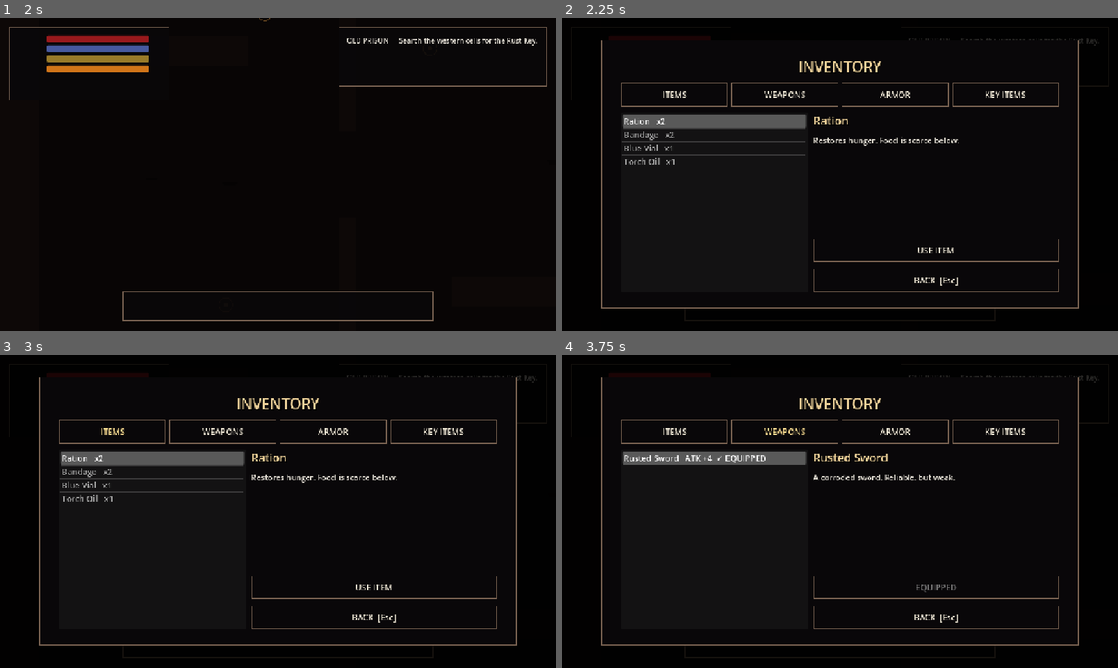
Above: before the commit, frames 1-4 (two rows, left to right).
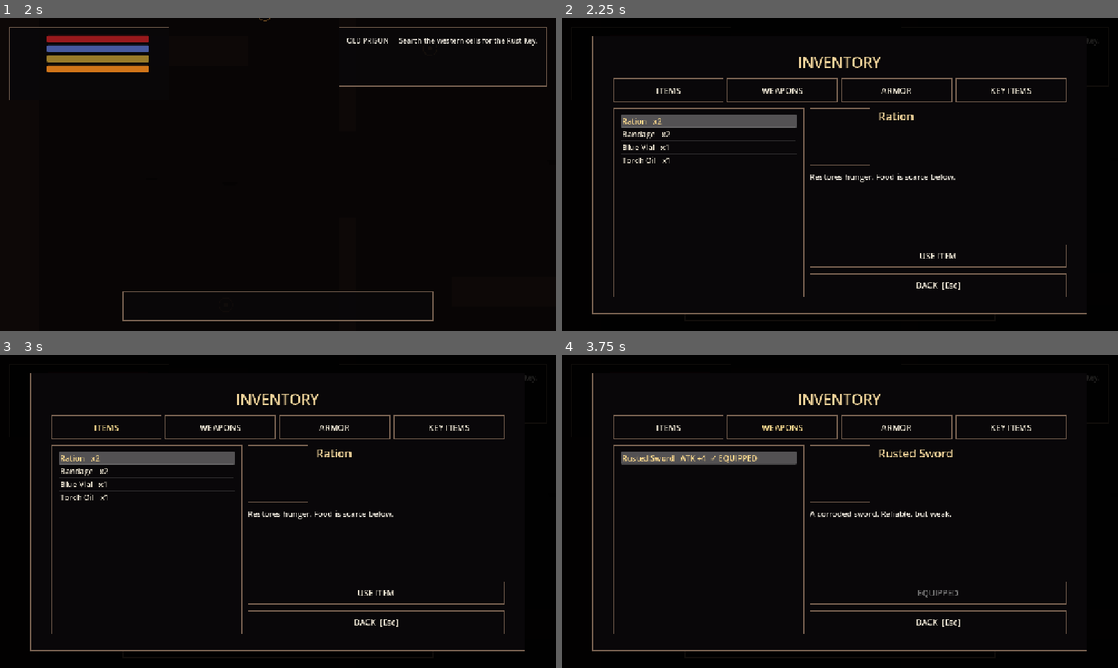
Above: after the commit, the same moments.

Repository: Worawit0/space-dodge-game01
Game: Godot game, scene res://scenes/main/main.tscn
Two runs of this game, one before a commit and one after it. Both use one fixed random seed, a clock stepped at 60 frames per second and the inputs below.
Inputs:
- Up to frame 1 (2 s): click "NEW DESCENT" at 0.5 s; tap Enter at 1.25 s; hold D from 1.28 s (still down); tap E at 1.35 s; tap Space at 1.52 s
- Up to frame 2 (2.25 s): tap Space at 2 s; release D at 2.03 s; hold S from 2.03 s (still down); tap I at 2.1 s
- Up to frame 3 (3 s): tap Space at 2.27 s; release S at 2.75 s; click "ITEMS" at 2.75 s
- Up to frame 4 (3.75 s): click "WEAPONS" at 3.5 s

Frame 1 is identical in both runs. In frame 2, 6.7% of the frame differs, in the area x 5-95%, y 5-95%; in frame 3, 6.7%; in frame 4, 6.2%.

Commit message:
V8 polished inventory with real item art

Diff:
--- a/forsaken_v7/scripts/ui/inventory.gd
+++ b/forsaken_v7/scripts/ui/inventory.gd
@@ -6,6 +6,7 @@
 
 var root: Control
 var item_list: ItemList
+var preview: TextureRect
 var detail_title: Label
 var detail_text: Label
 var stats_text: Label
@@ -34,6 +35,9 @@
 	AudioManager.play_ui()
 	closed.emit()
 
+func _icon_path(name: String) -> String:
+	return "res://assets/v8/items/" + name.to_lower().replace(" ","_").replace("-","_") + ".png"
+
 func _build() -> void:
 	root = Control.new()
 	root.set_anchors_and_offsets_preset(Control.PRESET_FULL_RECT)
@@ -41,21 +45,21 @@
 	add_child(root)
 
 	var dim := ColorRect.new()
-	dim.color = Color(0,0,0,0.82)
+	dim.color = Color(0,0,0,0.86)
 	dim.set_anchors_and_offsets_preset(Control.PRESET_FULL_RECT)
 	root.add_child(dim)
 
 	var panel := PanelContainer.new()
-	panel.anchor_left = 0.07
-	panel.anchor_top = 0.07
-	panel.anchor_right = 0.93
-	panel.anchor_bottom = 0.93
+	panel.anchor_left = 0.055
+	panel.anchor_top = 0.055
+	panel.anchor_right = 0.945
+	panel.anchor_bottom = 0.945
 	panel.add_theme_stylebox_override("panel", UI.panel_style(0.985))
 	root.add_child(panel)
 
 	var margin := MarginContainer.new()
-	margin.add_theme_constant_override("margin_left", 28)
-	margin.add_theme_constant_override("margin_right", 28)
+	margin.add_theme_constant_override("margin_left", 30)
+	margin.add_theme_constant_override("margin_right", 30)
 	margin.add_theme_constant_override("margin_top", 24)
 	margin.add_theme_constant_override("margin_bottom", 24)
 	panel.add_child(margin)
@@ -68,7 +72,7 @@
 	var cats := HBoxContainer.new()
 	cats.add_theme_constant_override("separation", 8)
 	outer.add_child(cats)
-	for c in ["Items", "Weapons", "Armor", "Key Items"]:
+	for c in ["Items","Weapons","Armor","Key Items"]:
 		var b := Button.new()
 		b.text = c.to_upper()
 		b.size_flags_horizontal = Control.SIZE_EXPAND_FILL
@@ -78,34 +82,48 @@
 
 	var split := HSplitContainer.new()
 	split.size_flags_vertical = Control.SIZE_EXPAND_FILL
-	split.split_offset = 430
+	split.split_offset = 440
 	outer.add_child(split)
 
 	item_list = ItemList.new()
-	item_list.custom_minimum_size = Vector2(420, 0)
-	item_list.add_theme_font_size_override("font_size", 19)
+	item_list.custom_minimum_size = Vector2(420,0)
+	UI.style_item_list(item_list)
 	item_list.item_selected.connect(_on_selected)
 	split.add_child(item_list)
 
 	var right := VBoxContainer.new()
-	right.add_theme_constant_override("separation", 14)
+	right.add_theme_constant_override("separation", 12)
 	split.add_child(right)
 
-	detail_title = UI.title_label("Select an item", 26)
+	var top := HBoxContainer.new()
+	top.add_theme_constant_override("separation", 18)
+	right.add_child(top)
+
+	var preview_panel := PanelContainer.new()
+	preview_panel.custom_minimum_size = Vector2(132,132)
+	preview_panel.add_theme_stylebox_override("panel", UI.panel_style(0.84))
+	top.add_child(preview_panel)
+	preview = TextureRect.new()
+	preview.custom_minimum_size = Vector2(104,104)
+	preview.expand_mode = TextureRect.EXPAND_IGNORE_SIZE
+	preview.stretch_mode = TextureRect.STRETCH_KEEP_ASPECT_CENTERED
+	preview.texture_filter = CanvasItem.TEXTURE_FILTER_NEAREST
+	preview_panel.add_child(preview)
+
+	var title_box := VBoxContainer.new()
+	title_box.size_flags_horizontal = Control.SIZE_EXPAND_FILL
+	top.add_child(title_box)
+	detail_title = UI.title_label("Select an item",26)
 	detail_title.horizontal_alignment = HORIZONTAL_ALIGNMENT_LEFT
-	right.add_child(detail_title)
-
-	detail_text = UI.body_label("", 18)
-	detail_text.custom_minimum_size = Vector2(0, 140)
+	title_box.add_child(detail_title)
+	stats_text = UI.body_label("",16)
+	stats_text.add_theme_color_override("font_color",Color(0.82,0.72,0.52))
+	title_box.add_child(stats_text)
+
+	detail_text = UI.body_label("",18)
+	detail_text.custom_minimum_size = Vector2(0,120)
+	detail_text.size_flags_vertical = Control.SIZE_EXPAND_FILL
 	right.add_child(detail_text)
-
-	stats_text = UI.body_label("", 18)
-	stats_text.add_theme_color_override("font_color", Color(0.82,0.72,0.52))
-	right.add_child(stats_text)
-
-	var spacer := Control.new()
-	spacer.size_flags_vertical = Control.SIZE_EXPAND_FILL
-	right.add_child(spacer)
 
 	action_button = Button.new()
 	action_button.text = "ACTION"
@@ -134,31 +152,30 @@
 			for name in GameState.consumables.keys():
 				if int(GameState.consumables[name]) > 0:
 					entries.append(str(name))
-					item_list.add_item("%s   x%d" % [name, int(GameState.consumables[name])])
+					item_list.add_item("%s   x%d" % [name,int(GameState.consumables[name])])
 		"Weapons":
 			for name in GameState.owned_weapons:
 				entries.append(str(name))
 				var mark := "  ✓ EQUIPPED" if name == GameState.equipped_weapon else ""
-				item_list.add_item("%s   ATK +%d%s" % [name, int(GameState.WEAPONS[name].attack), mark])
+				item_list.add_item("%s   ATK +%d%s" % [name,int(GameState.WEAPONS[name].attack),mark])
 		"Armor":
 			for name in GameState.owned_armor:
 				entries.append(str(name))
 				var mark := "  ✓ EQUIPPED" if name == GameState.equipped_armor else ""
-				item_list.add_item("%s   DEF +%d%s" % [name, int(GameState.ARMOR[name].defense), mark])
+				item_list.add_item("%s   DEF +%d%s" % [name,int(GameState.ARMOR[name].defense),mark])
 		"Key Items":
 			for name in GameState.key_items:
 				entries.append(str(name))
 				item_list.add_item(str(name))
-	stats_text.text = "BODY %.0f/100   MIND %.0f   HUNGER %.0f   TORCH %.0f
-Weapon: %s (ATK %d)
-Armor: %s (DEF %d)" % [
-		GameState.body, GameState.mind, GameState.hunger, GameState.torch,
-		GameState.equipped_weapon, GameState.attack_power(),
-		GameState.equipped_armor, GameState.armor_defense()
+	stats_text.text = "BODY %.0f   MIND %.0f   HUNGER %.0f   TORCH %.0f\n%s  ATK %d\n%s  DEF %d" % [
+		GameState.body,GameState.mind,GameState.hunger,GameState.torch,
+		GameState.equipped_weapon,GameState.attack_power(),
+		GameState.equipped_armor,GameState.armor_defense()
 	]
 	if entries.is_empty():
 		detail_title.text = "Nothing here"
 		detail_text.text = "This category is empty."
+		preview.texture = null
 		action_button.disabled = true
 	else:
 		item_list.select(0)
@@ -172,6 +189,8 @@
 		return
 	var name := entries[index]
 	detail_title.text = name
+	var icon := _icon_path(name)
+	preview.texture = load(icon) if ResourceLoader.exists(icon) else null
 	match category:
 		"Items":
 			detail_text.text = _item_description(name)
@@ -193,7 +212,7 @@
 func _item_description(name: String) -> String:
 	match name:
 		"Ration": return "Restores hunger. Food is scarce below."
-		"Bandage": return "Restores BODY. Essential after a bad encounter."
+		"Bandage": return "Restores BODY and keeps you alive after a bad encounter."
 		"Blue Vial": return "Restores MIND and steadies the nerves."
 		"Torch Oil": return "Refills the torch reserve."
 		_: return "A survival item."
